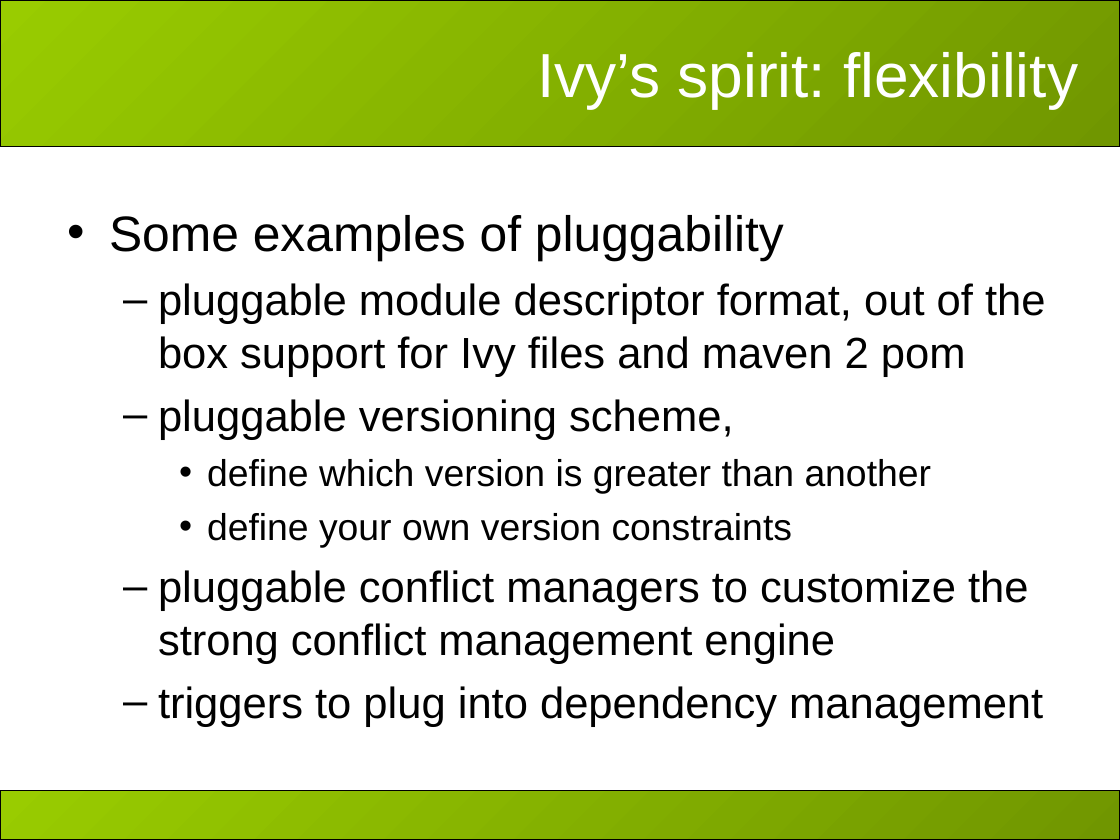
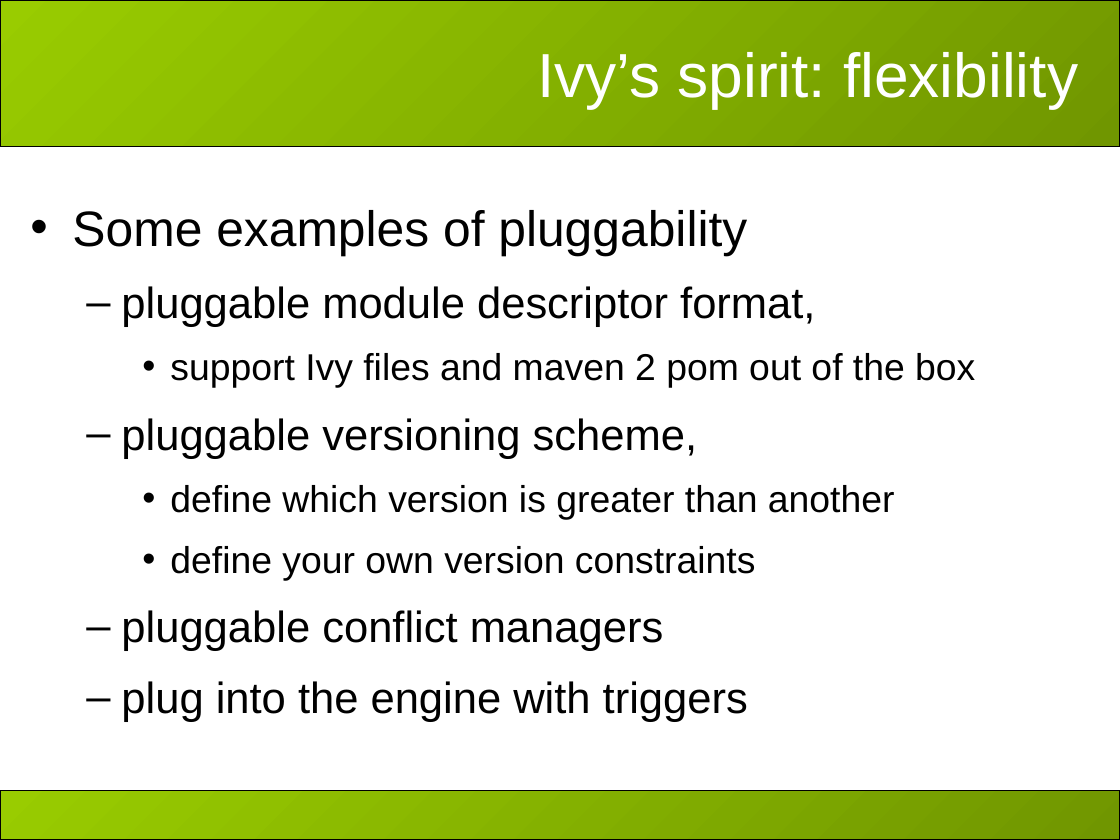
Before and after one commit to apache/ant-ivy, a slide deck: slide 22 of doc/presentations/apache-con-2007/slides.ppt (slide 21 before the commit). Drawn at 1120x840 pixels with LibreOffice and Linux fonts; fonts in the diff are those of the drawing; background and template pictures are left out. Boxes give left, top, right and bottom in pixels: in the first picture for what was removed or moved away, otherwise in the second. Text is boxed around its words. In the diff, an @@ line names an element or a change of style, - is before the commit and + after.

```diff
--- a/doc/presentations/apache-con-2007/slides.ppt
+++ b/doc/presentations/apache-con-2007/slides.ppt
@@ text "Some examples of pluggability": place and size @@
-text "Some examples of pluggability" at box(109, 215, 1046, 727)
+text "Some examples of pluggability" at box(72, 210, 975, 722)
@@ text at box(72, 210, 895, 580): line spacing 1 to 1.15 @@
@@ text at box(121, 286, 975, 388): text changed; size 28 to 24 pt @@
-  – pluggable module descriptor format, out of the box support for Ivy files and maven 2 pom
+  – pluggable module descriptor format,
+    • support Ivy files and maven 2 pom out of the box
@@ text at box(121, 610, 748, 722): text changed @@
-  – pluggable conflict managers to customize the strong conflict management engine
-  – triggers to plug into dependency management
+  – pluggable conflict managers
+  – plug into the engine with triggers
```
Also in this commit, not shown: 7 other slides changed, 3 slides added.
